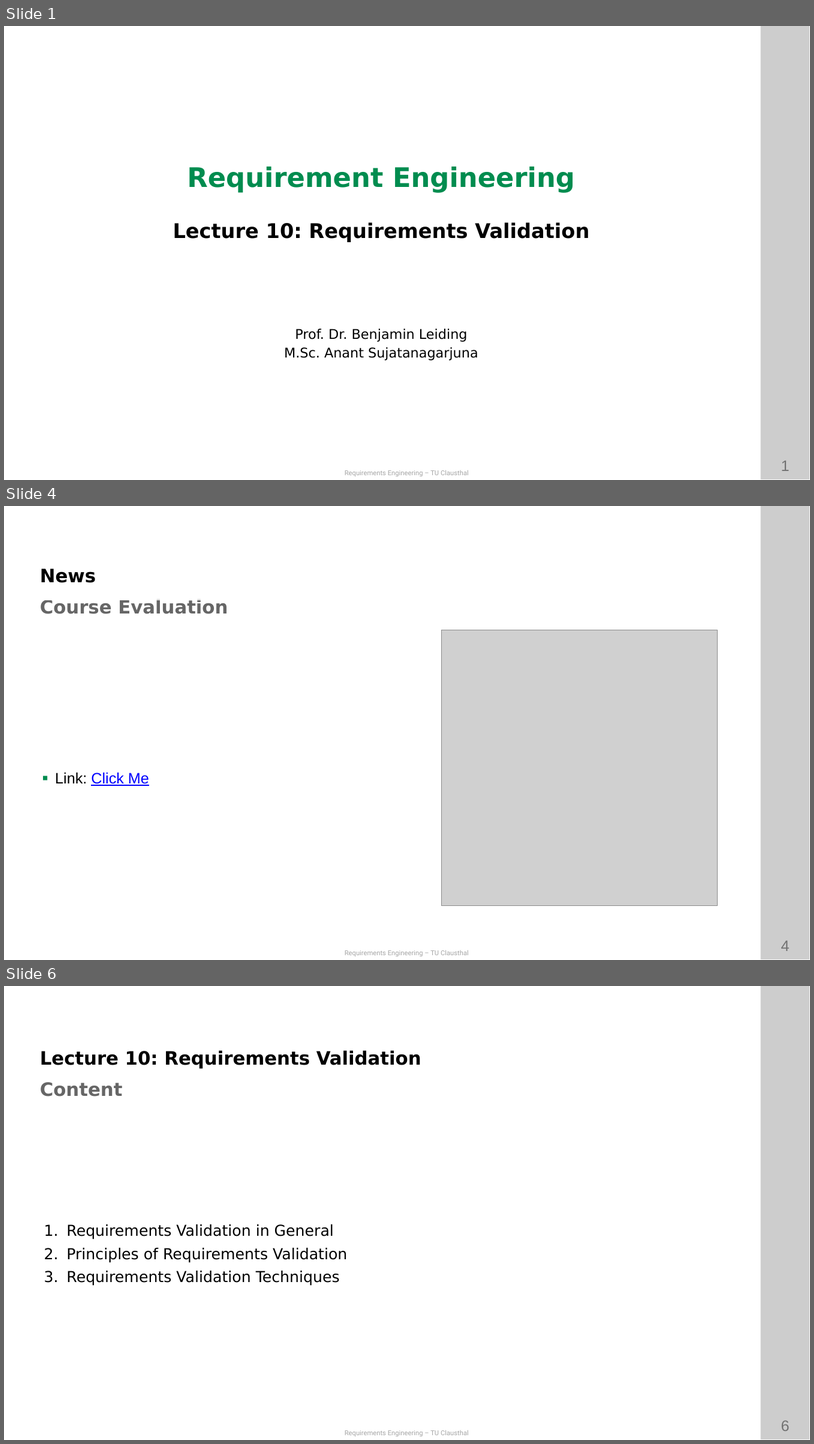
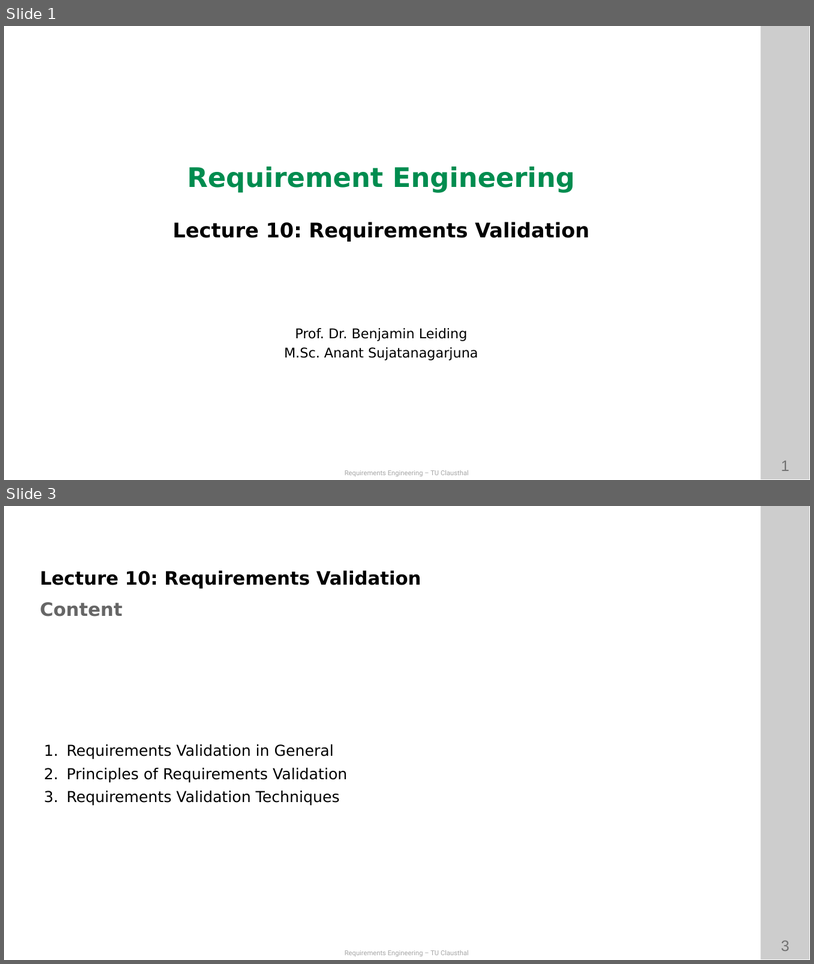
Before and after one commit to ETCE-LAB/teaching-material, a slide deck: Requirements-Engineering/RE-L10-Validation.pptx. Shown one above the other, each under a label of ours: slides 1, 4 and 6 before the commit, slides 1 and 3 after it; the slides between them are not shown. The pictures are 814x1444 and 814x964 pixels, drawn with LibreOffice and Linux fonts; fonts in the diff are those of the drawing; grey boxes stand for pictures; background and template pictures are left out. Boxes give left, top, right and bottom in pixels: in the first picture for what was removed or moved away, otherwise in the second. Text is boxed around its words. In the diff, an @@ line names an element or a change of style, - is before the commit and + after.

Commit message:
Remove OLD Evaluation and timetable slides

```diff
--- a/Requirements-Engineering/RE-L10-Validation.pptx
+++ b/Requirements-Engineering/RE-L10-Validation.pptx
@@ slide 4 removed at bbox=[4, 506, 810, 960], background #FFFFFF; not listed: 4 template elements that a slide beside it also shows @@
@@ text removed at bbox=[40, 568, 96, 583] @@
-News
@@ rectangle removed at bbox=[26, 590, 396, 924] @@
@@ rectangle removed at bbox=[36, 600, 406, 933] @@
-▪ Link: Click Me
@@ text removed at bbox=[40, 599, 228, 614] @@
-Course Evaluation
@@ picture removed at bbox=[442, 630, 718, 905] @@
@@ what was slide 6 is now slide 3 @@
@@ page number at bbox=[782, 940, 790, 951]: text changed @@
-6
+3
```
Also in this commit, not shown: 1 slide changed, 3 other slides removed, 13 other files.
